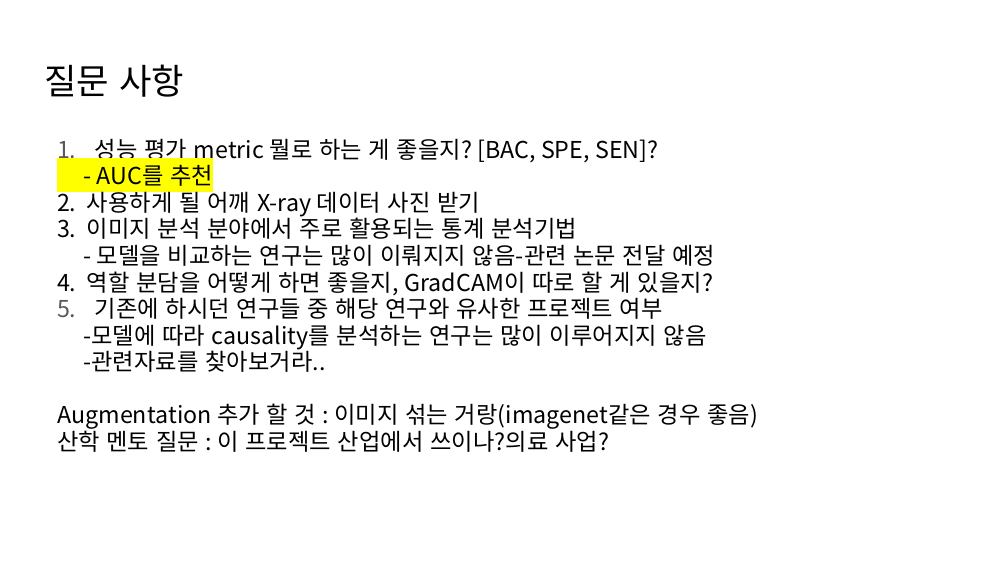
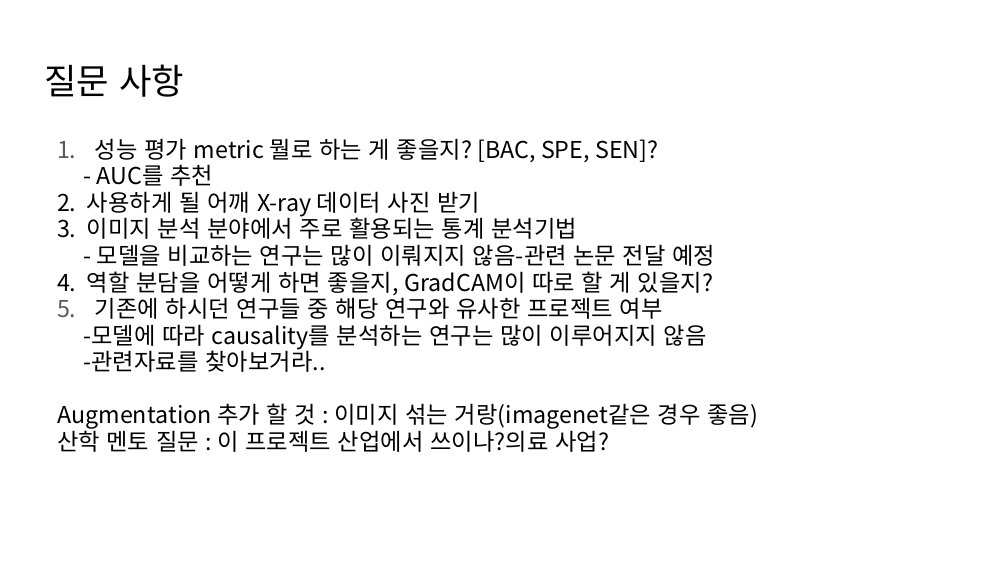
Before and after one commit to janett105/XAI_OP, a slide deck: slide 8 of presentation/미팅/meeting_1.pptx. Drawn at 1008x567 pixels with LibreOffice and Linux fonts; fonts in the diff are those of the drawing. Boxes give left, top, right and bottom in pixels: in the first picture for what was removed or moved away, otherwise in the second. Text is boxed around its words. In the diff, an @@ line names an element or a change of style, - is before the commit and + after.

```diff
--- a/presentation/미팅/meeting_1.pptx
+++ b/presentation/미팅/meeting_1.pptx
@@ text at [96,164,213,186]: highlight #FFFF00 to none in "- AUC를 추천" @@
```
Also in this commit, not shown: 1 other slide changed, 16 other files.
